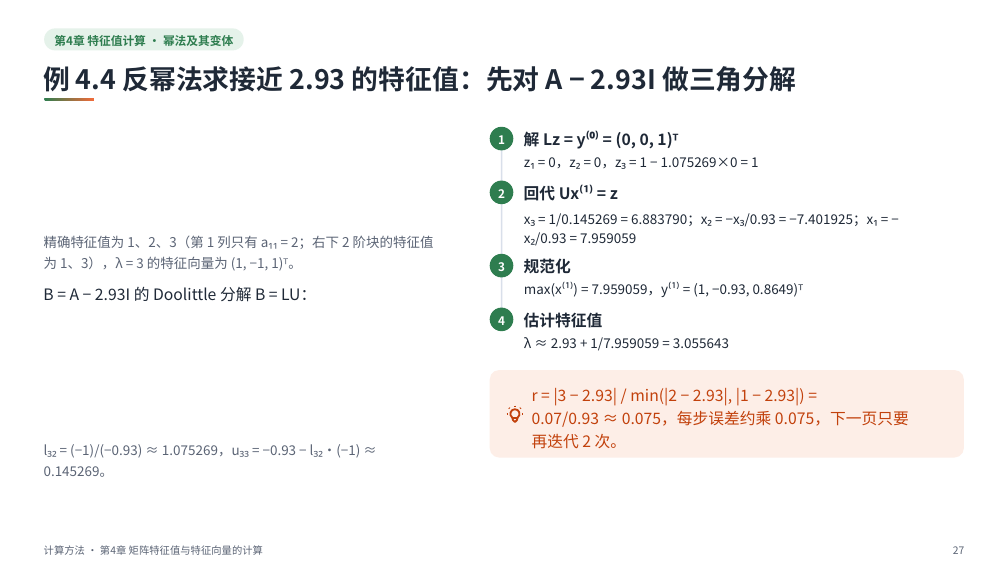
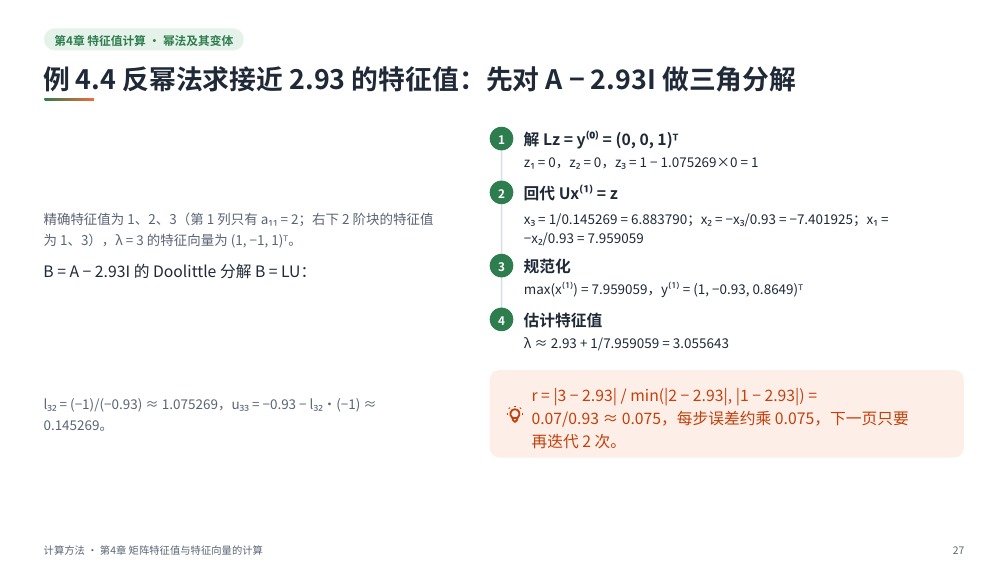
Before and after one commit to sweetcornna/JLU-remake, a slide deck: slide 27 of 大二下/计算方法（by陈广广）/重制版PPT/第4章 矩阵特征值与特征向量的计算（重制版）.pptx. Drawn at 1008x567 pixels with LibreOffice and Linux fonts; fonts in the diff are those of the drawing. Boxes give left, top, right and bottom in pixels: in the first picture for what was removed or moved away, otherwise in the second. Text is boxed around its words. In the diff, an @@ line names an element or a change of style, - is before the commit and + after.

```diff
--- a/大二下/计算方法（by陈广广）/重制版PPT/第4章 矩阵特征值与特征向量的计算（重制版）.pptx
+++ b/大二下/计算方法（by陈广广）/重制版PPT/第4章 矩阵特征值与特征向量的计算（重制版）.pptx
@@ text "精确特征值为 1、2、3（第 1 列只有 a₁₁ ..." moved from (x1=44, y1=235, x2=434, y2=271) to (x1=44, y1=212, x2=434, y2=248) @@
@@ text at (x1=543, y1=213, x2=854, y2=246): spaces changed @@
-x₃ = 1/0.145269 = 6.883790；x₂ = −x₃/0.93 = −7.401925；x₁ = −
-x₂/0.93 = 7.959059
+x₃ = 1/0.145269 = 6.883790；x₂ = −x₃/0.93 = −7.401925；x₁ =
+−x₂/0.93 = 7.959059
@@ text "B = A − 2.93I ..." moved from (x1=43, y1=287, x2=316, y2=302) to (x1=43, y1=264, x2=316, y2=279) @@
@@ text "l₃₂ = (−1)/(−0.93) ≈ 1.075269，u₃₃ ..." moved from (x1=44, y1=444, x2=361, y2=477) to (x1=44, y1=398, x2=361, y2=431) @@
```
Also in this commit, not shown: 36 other slides changed, 21 other files.
